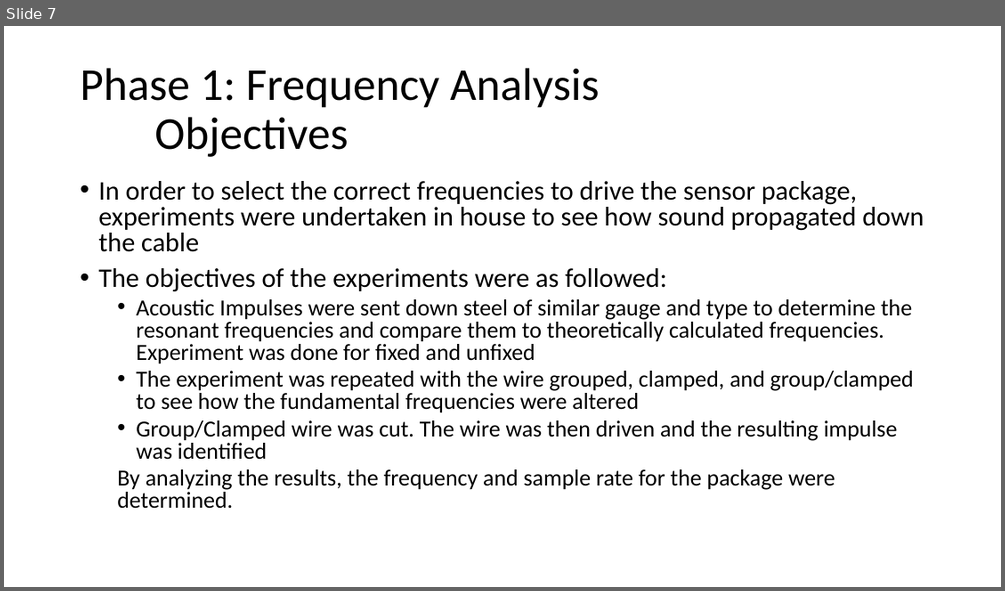
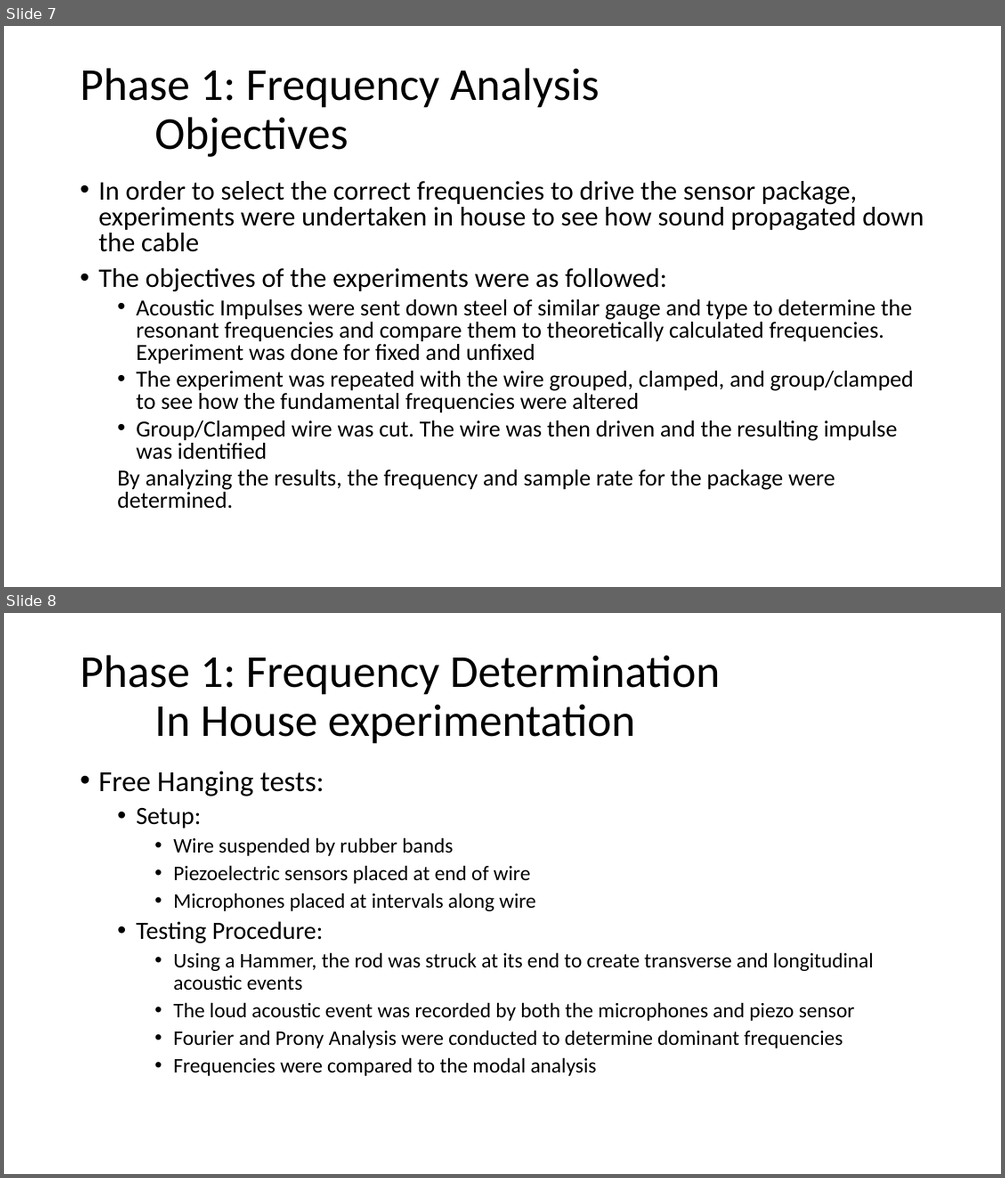
Before and after one commit to embeddedsensors/bridge-monitoring-doc, a slide deck: Development of an Acoustic Tension Cable.pptx. Shown one above the other, each under a label of ours: slide 7 before the commit, slides 7 and 8 after it. The pictures are 1005x591 and 1005x1178 pixels, drawn with LibreOffice and Linux fonts; fonts in the diff are those of the drawing. Boxes give left, top, right and bottom in pixels: in the first picture for what was removed or moved away, otherwise in the second. Text is boxed around its words. In the diff, an @@ line names an element or a change of style, - is before the commit and + after.

```diff
--- a/Development of an Acoustic Tension Cable.pptx
+++ b/Development of an Acoustic Tension Cable.pptx
@@ slide 8 added at (4,613,1001,1174), background #FFFFFF @@
@@ title added at (80,655,720,744), 44 pt, text #000000 @@
+Phase 1: Frequency Determination
+In House experimentation
@@ text added at (98,771,874,1076), 20 pt, text #000000 @@
+• Free Hanging tests:
+  • Setup:
+    • Wire suspended by rubber bands
+    • Piezoelectric sensors placed at end of wire
+    • Microphones placed at intervals along wire
+  • Testing Procedure:
+    • Using a Hammer, the rod was struck at its end to create transverse and longitudinal acoustic events
+    • The loud acoustic event was recorded by both the microphones and piezo sensor
+    • Fourier and Prony Analysis were conducted to determine dominant frequencies
+    • Frequencies were compared to the modal analysis
```
Also in this commit, not shown: 1 slide changed, 1 slide removed, 11 other files.
